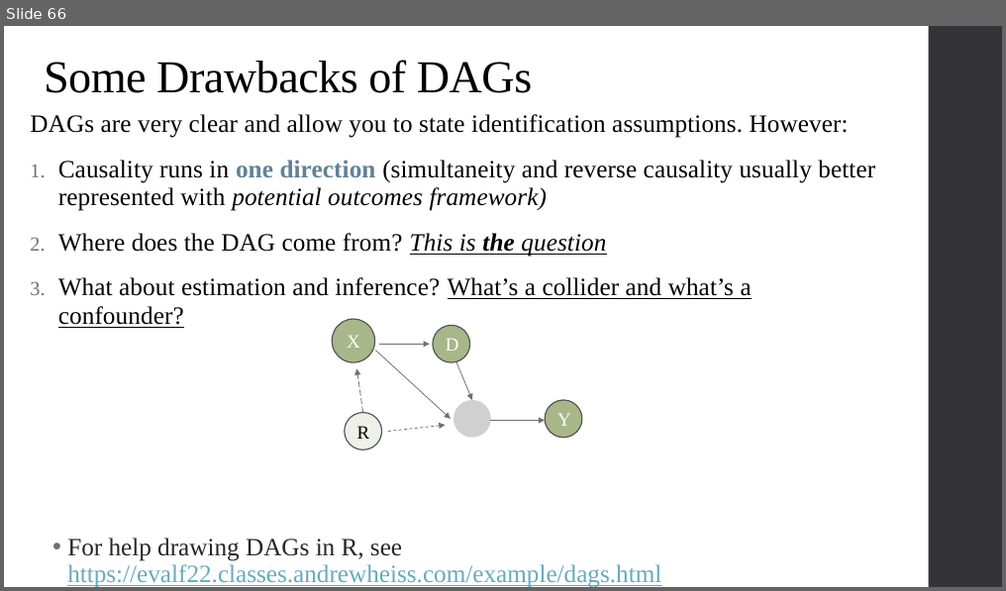
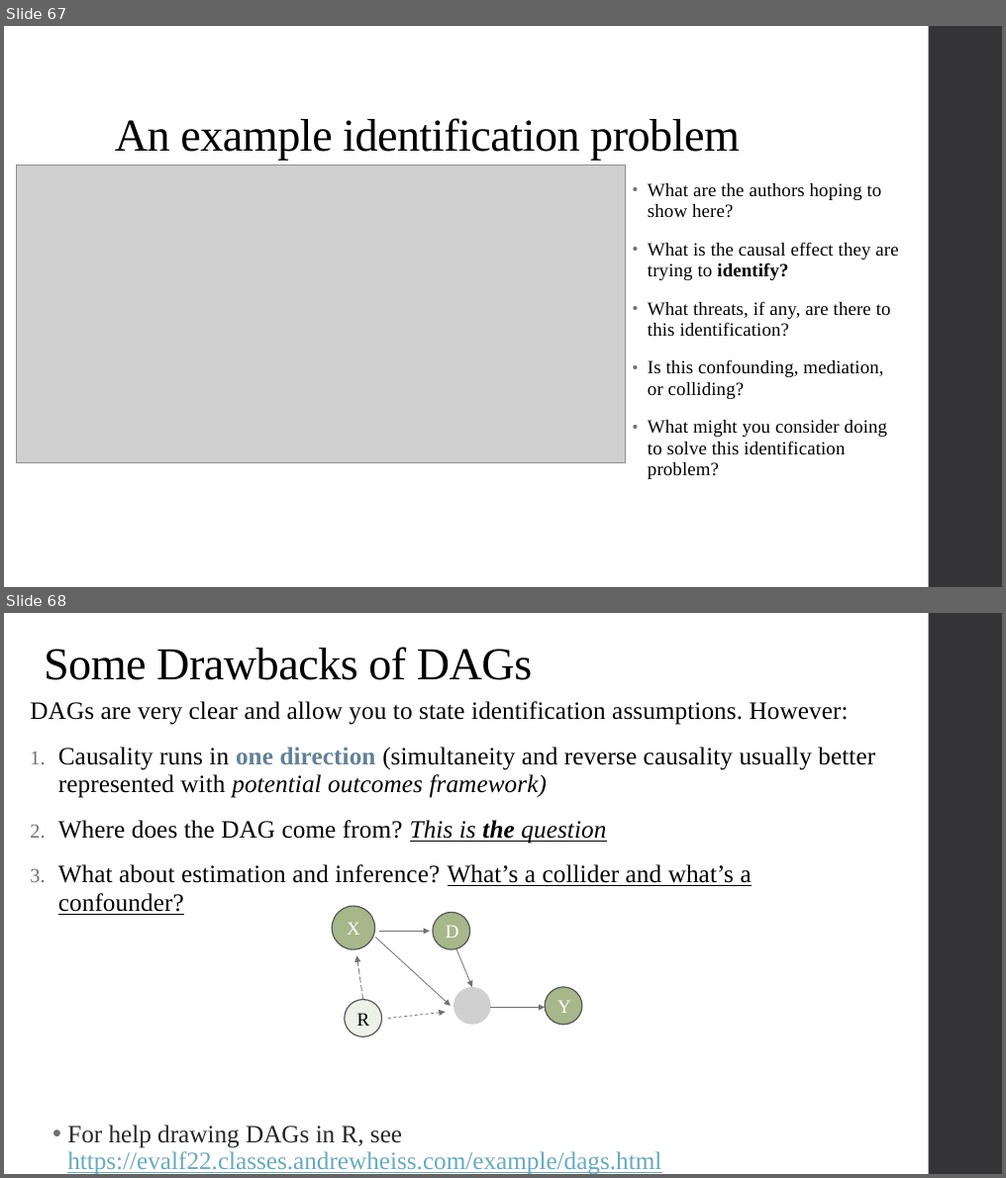
Before and after one commit to alex-hoagland/HAD5744, a slide deck: Lecture01_Introduction/Lecture1_Frameworks.pptx. Shown one above the other, each under a label of ours: slide 66 before the commit, slides 67 and 68 after it. The pictures are 1006x591 and 1006x1178 pixels, drawn with LibreOffice and Linux fonts; fonts in the diff are those of the drawing; grey boxes stand for pictures. Boxes give left, top, right and bottom in pixels: in the first picture for what was removed or moved away, otherwise in the second. Text is boxed around its words. In the diff, an @@ line names an element or a change of style, - is before the commit and + after.

```diff
--- a/Lecture01_Introduction/Lecture1_Frameworks.pptx
+++ b/Lecture01_Introduction/Lecture1_Frameworks.pptx
@@ slide 67 added at [4,26,1002,587], background #FFFFFF; not listed: 1 template element that a slide beside it also shows @@
@@ title added at [115,118,740,160], 44 pt, text #000000 @@
+An example identification problem
@@ picture added at [17,166,626,463] @@
@@ text added at [648,183,898,479], 18 pt, text #000000 @@
+• What are the authors hoping to show here?
+• What is the causal effect they are trying to identify?
+• What threats, if any, are there to this identification?
+• Is this confounding, mediation, or colliding?
+• What might you consider doing to solve this identification problem?
@@ what was slide 66 is now slide 68 @@
```
Also in this commit, not shown: 1 slide changed, 1 other slide added.
